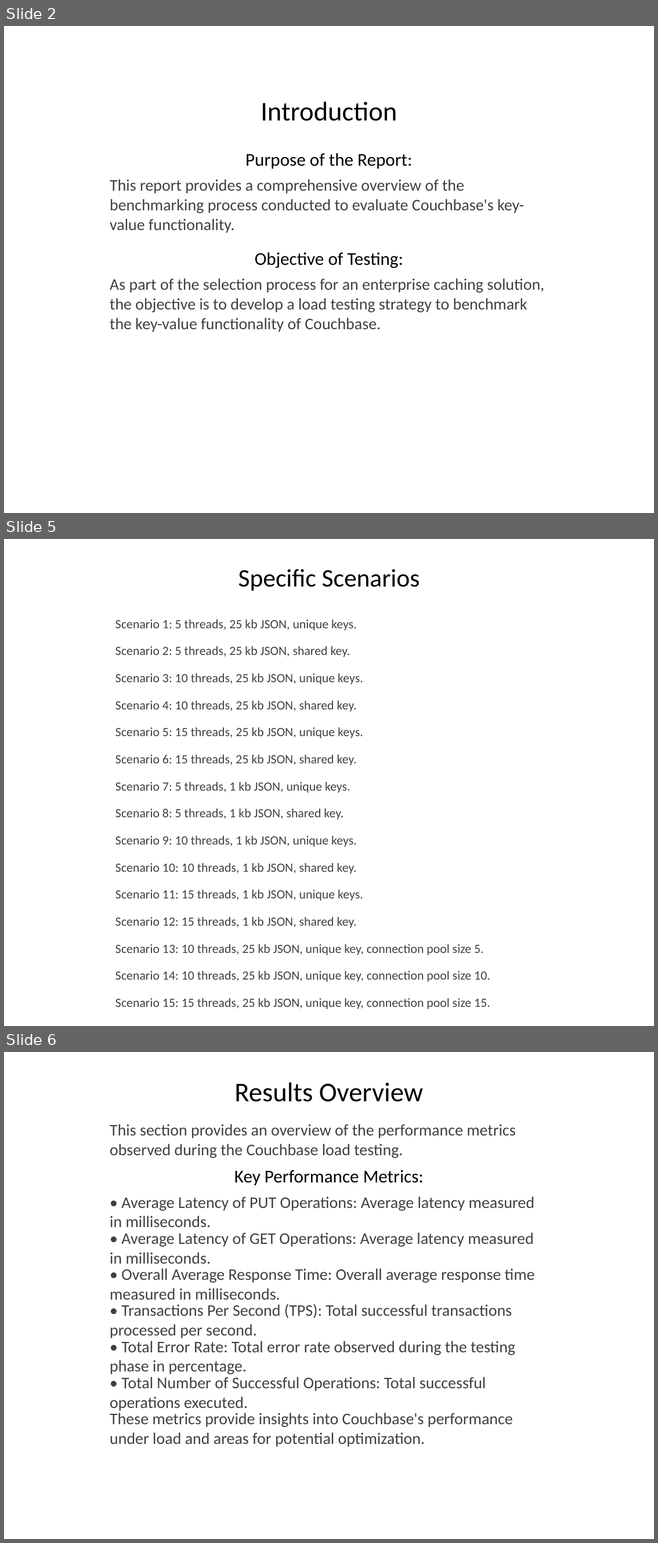
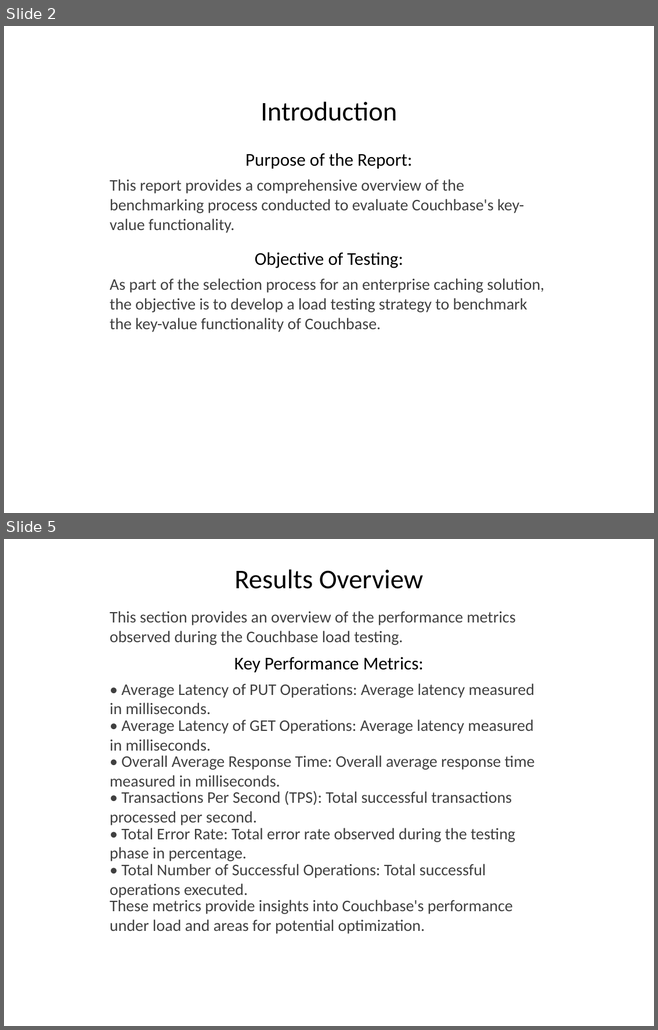
Before and after one commit to Daniel-Kleyman/couchbaseloadtester, a slide deck: couchbaseReport.pptx. Shown one above the other, each under a label of ours: slides 2, 5 and 6 before the commit, slides 2 and 5 after it; the slides between them are not shown. The pictures are 658x1543 and 658x1030 pixels, drawn with LibreOffice and Linux fonts; fonts in the diff are those of the drawing. Boxes give left, top, right and bottom in pixels: in the first picture for what was removed or moved away, otherwise in the second. Text is boxed around its words. In the diff, an @@ line names an element or a change of style, - is before the commit and + after.

```diff
--- a/couchbaseReport.pptx
+++ b/couchbaseReport.pptx
@@ slide 5 removed at (4,539,654,1026), background #FFFFFF @@
@@ text removed at (238,569,420,591) @@
-Specific Scenarios
@@ text removed at (115,620,357,631) @@
-Scenario 1: 5 threads, 25 kb JSON, unique keys.
@@ text removed at (115,646,350,657) @@
-Scenario 2: 5 threads, 25 kb JSON, shared key.
@@ text removed at (115,674,363,685) @@
-Scenario 3: 10 threads, 25 kb JSON, unique keys.
@@ text removed at (115,701,357,712) @@
-Scenario 4: 10 threads, 25 kb JSON, shared key.
@@ text removed at (115,727,363,739) @@
-Scenario 5: 15 threads, 25 kb JSON, unique keys.
@@ text removed at (115,755,357,766) @@
-Scenario 6: 15 threads, 25 kb JSON, shared key.
@@ text removed at (115,782,350,793) @@
-Scenario 7: 5 threads, 1 kb JSON, unique keys.
@@ text removed at (115,809,343,820) @@
-Scenario 8: 5 threads, 1 kb JSON, shared key.
@@ text removed at (115,836,357,847) @@
-Scenario 9: 10 threads, 1 kb JSON, unique keys.
@@ text removed at (115,863,357,874) @@
-Scenario 10: 10 threads, 1 kb JSON, shared key.
@@ text removed at (115,890,363,901) @@
-Scenario 11: 15 threads, 1 kb JSON, unique keys.
@@ text removed at (115,917,357,928) @@
-Scenario 12: 15 threads, 1 kb JSON, shared key.
@@ text removed at (115,944,484,955) @@
-Scenario 13: 10 threads, 25 kb JSON, unique key, connection pool size 5.
@@ text removed at (115,971,490,982) @@
-Scenario 14: 10 threads, 25 kb JSON, unique key, connection pool size 10.
@@ text removed at (115,998,490,1009) @@
-Scenario 15: 15 threads, 25 kb JSON, unique key, connection pool size 15.
@@ what was slide 6 is now slide 5 @@
```
Also in this commit, not shown: 2 slides changed, 2 slides added, 3 other slides removed, 12 other files.
